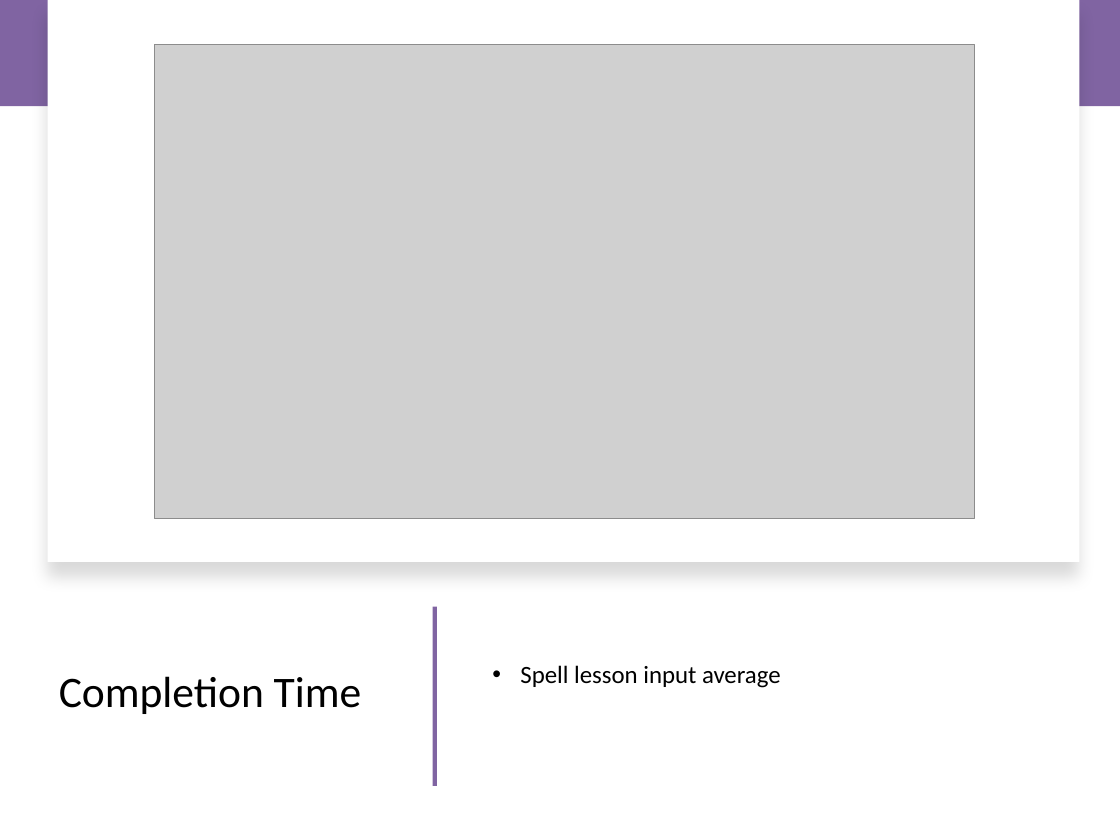
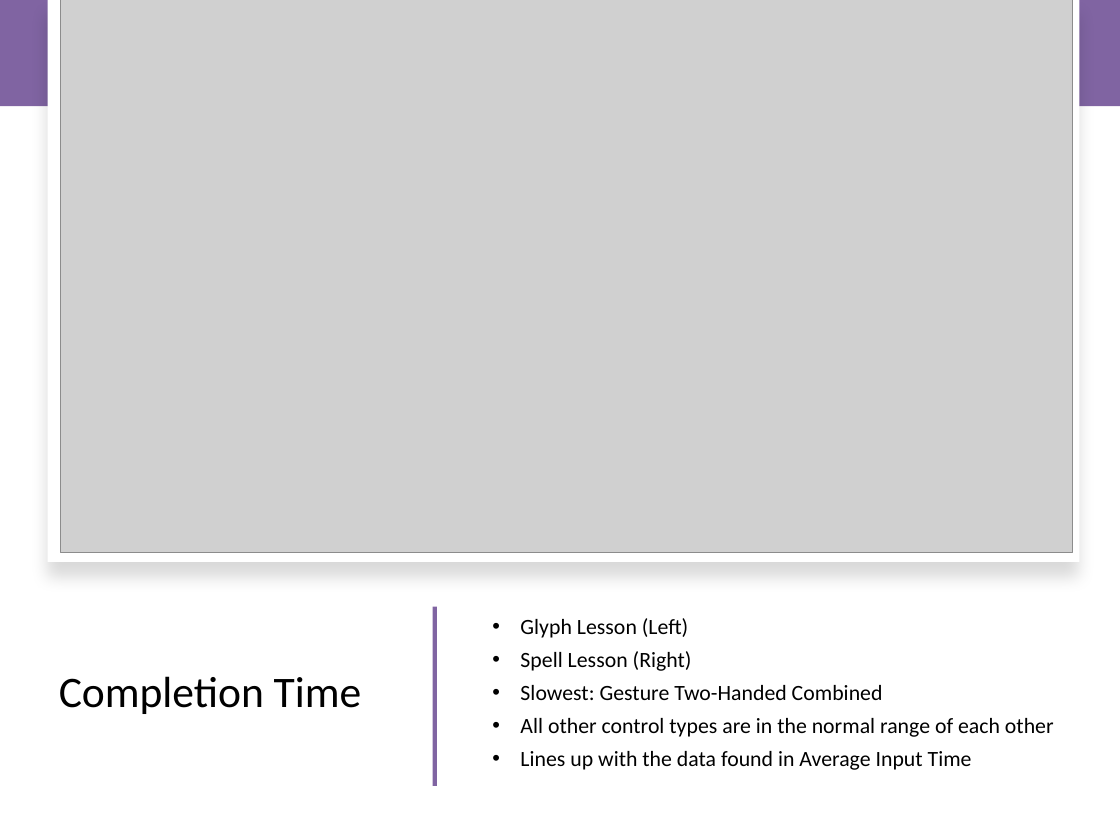
Before and after one commit to csu-hci-projects/CS465_OrdwayR, a slide deck: slide 15 of Rosys_Wizards_465_Presentation.pptx (slide 14 before the commit). Drawn at 1120x840 pixels with LibreOffice and Linux fonts; fonts in the diff are those of the drawing; grey boxes stand for pictures. Boxes give left, top, right and bottom in pixels: in the first picture for what was removed or moved away, otherwise in the second. Text is boxed around its words. In the diff, an @@ line names an element or a change of style, - is before the commit and + after.

```diff
--- a/Rosys_Wizards_465_Presentation.pptx
+++ b/Rosys_Wizards_465_Presentation.pptx
@@ picture: place and size @@
-picture at [155, 45, 974, 519]
+picture at [60, 0, 1072, 552]
@@ text at [520, 618, 1054, 770]: text changed; size 16 to 14 pt @@
-• Spell lesson input average
+• Glyph Lesson (Left)
+• Spell Lesson (Right)
+• Slowest: Gesture Two-Handed Combined
+• All other control types are in the normal range of each other
+• Lines up with the data found in Average Input Time
```
Also in this commit, not shown: 8 other slides changed, 1 slide added, 1 slide removed.
